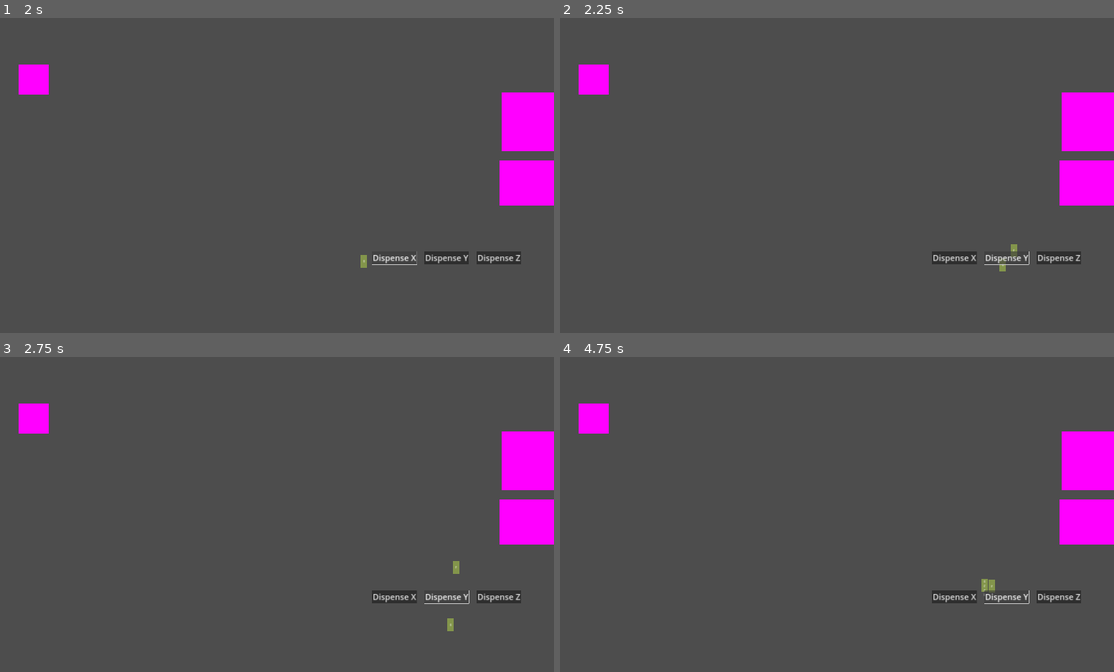
Above: before the commit, frames 1-4 (two rows, left to right).
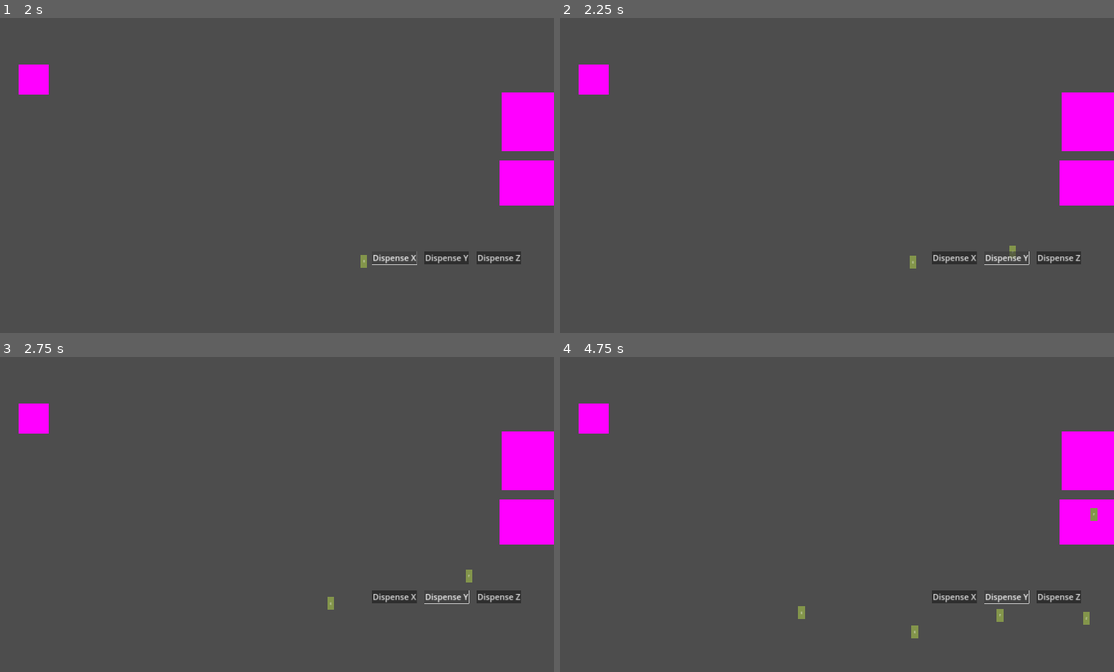
Above: after the commit, the same moments.

Repository: BoopEnthusiast/Cozy-Spring-Jam-2024
Game: Godot game, scene res://scenes/main_menu_screen.tscn
Same seed, same stepped clock (60 frames per second), same inputs: the game is played once before the commit and once after it.
Inputs:
- Up to frame 1 (2 s): click "Play" at 0.5 s; click "Dispense X" at 1.25 s
- Up to frame 2 (2.25 s): click "Dispense Y" at 2 s
- Up to frame 3 (2.75 s): no input
- Up to frame 4 (4.75 s): click "Dispense Z" at 2.75 s; click "Dispense X" at 3.5 s; click "Dispense Y" at 4.25 s

Frame 1 is identical in both runs. In frame 2, 0.1% of the frame differs, in the area x 63-83%, y 71-81%; in frame 3, 0.2%; in frame 4, 0.4%, in the area x 42-98%, y 47-90%.

Commit message:
fixed lilguy mosue thing

Diff:
--- a/scripts/lil_guy.gd
+++ b/scripts/lil_guy.gd
@@ -21,7 +21,7 @@
 
 	if not Singleton.is_dragging:
 		velocity = direction * SPEED
-	elif Singleton.is_dragging or hunger_state > 3:
+	elif (Singleton.is_dragging and mouse_is_on) or hunger_state > 3:
 		velocity = Vector2.ZERO
 		global_position = get_global_mouse_position()
 
@@ -40,7 +40,8 @@
 	mouse_is_on = true
 
 func _on_mouse_exited():
-	mouse_is_on = false
+	if not Singleton.is_dragging:
+		mouse_is_on = false
 
 func _on_timer_timeout():
 	hunger_state += 1
